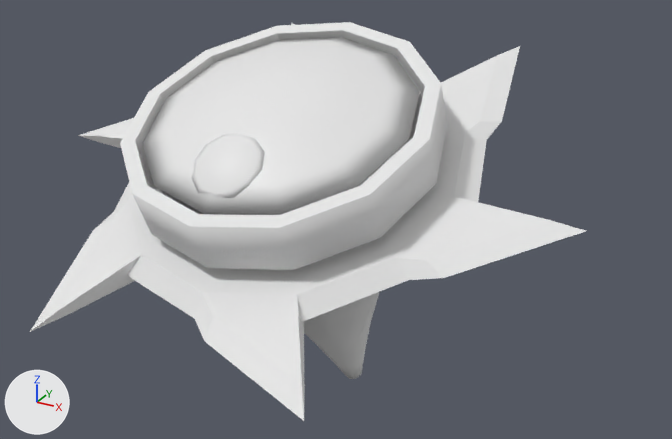
Before and after pictures for a commit that changed the FBX model Project_Gruppe5/Assets/Models/kreisler.fbx.
The view is the same before and after, from a 50 mm camera at (1.188, -2.279, 1.69) aimed at (0.021, -0.157, 0.629). The lights are fixed; the arrows at lower left show +X, +Y and +Z.

The first picture shows 'Eye', 'IrisMesh', 'Ring', 'Spindel'.
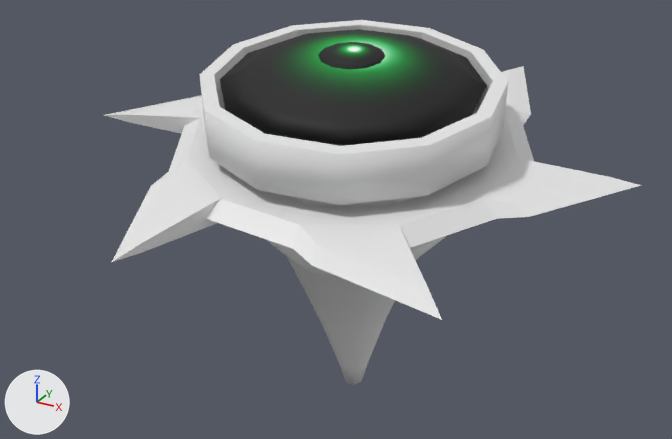
Where the change shows, as pixel boxes [x1, y1, x2, y2] in the pictures (672 x 439 px):
'Ring', moved, turned
    before: [30, 23, 586, 421]
    after: [104, 66, 641, 320]
'Spindel', moved, turned
    before: [120, 22, 447, 379]
    after: [199, 20, 508, 385]
'Eye', recoloured, surface changed, moved, turned
    before: [142, 37, 420, 215]
    after: [220, 29, 487, 146]
'IrisMesh', recoloured
    both: [191, 42, 385, 199]

The change, as a list of edits to the scene's bpy script:
```text
Add img_kreisleiris_png:
    img_kreisleiris_png = load_image('kreisleIris.png', 'Materials/kreisleIris.png', 1024, 1024, 'sRGB')
Add mat_kreisleriris:
    mat_kreisleriris = principled_material('KreislerIris')
    mat_kreisleriris.texture = img_kreisleiris_png
    mat_kreisleriris.roughness = 0.69
Change me_circle:
    where me_circle.from_pydata(...)  # 48 vertices, 38 faces; spans x -1.09..1.09, y -1.09..1.09, z -0.01..0.23
    used by ob_eye; location = (0.0, -0.411, 0.998); rotation_euler = (0.0, -0.399, 1.571), in degrees (0, -23, 90); scale = (0.322, 0.322, 0.322)
    me_circle part 1: texture (UV) coordinates changed
    add me_circle.materials.append(mat_kreisleriris)  # picture img_kreisleiris_png
Change me_cube:
    where me_cube.from_pydata(...)  # 132 vertices, 122 faces; spans x -0.405..0.405, y -0.405..0.405, z 0.0..1.065
    remove me_cube.materials.append(mat_material)  # white #e7e7e7
Change me_circle_001:
    where me_circle_001.from_pydata(...)  # 48 vertices, 38 faces; spans x -1.09..1.09, y -1.09..1.09, z -0.01..0.23
    add me_circle_001.materials.append(mat_kreisleriris)  # picture img_kreisleiris_png
Change ob_eye:
    ob_eye.location: (0.0, -0.411, 0.998) -> (0.075, -0.168, 1.04)
    ob_eye.rotation_euler: (0.0, -0.399, 1.571) -> (0.0, -0.175, 1.99)  # degrees (0, -23, 90) -> degrees (0, -10, 114)
Change ob_spindel:
    ob_spindel.location: (0.0, 0.0, 0.025) -> (0.0, 0.0, 0.0)
    ob_spindel.rotation_euler: (0.0, -0.399, 1.571) -> (0.0, -0.175, 1.99)  # degrees (0, -23, 90) -> degrees (0, -10, 114)
Change ob_ring:
    ob_ring.location: (0.015, 0.0, 0.025) -> (0.004, -0.004, -0.001)
    ob_ring.rotation_euler: (0.0174, 0.399, -1.571) -> (-0.127, -0.11, 2.834)  # degrees (1, 23, -90) -> degrees (-7.3, -6.3, 162)
```
